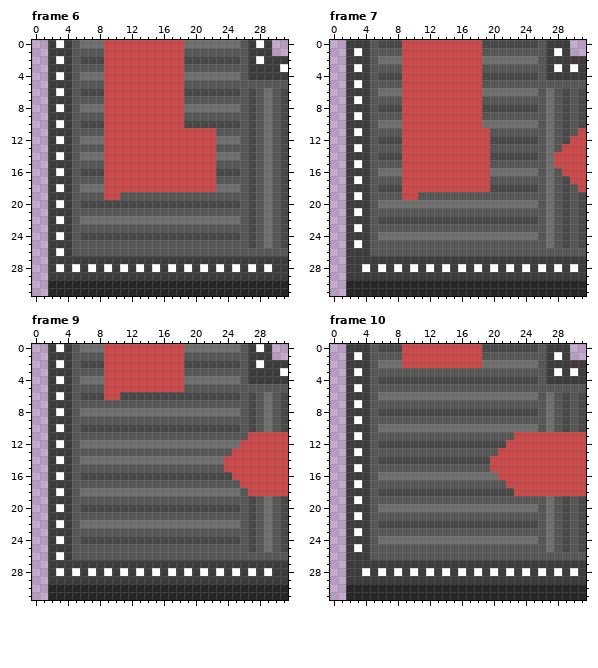
File history of a pixel-art file, Assets/Sprites/Conveyors/left up curve conv.aseprite. The first picture shows the starting point.
32x32 pixels, 11 frames. Shown: frame 6, frame 7, frame 9, frame 10. The commit also changed other frames, which this record leaves out.
After:
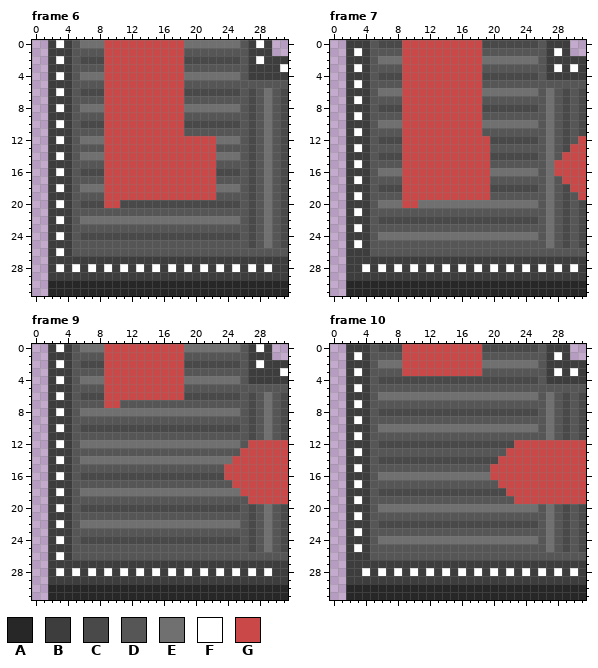
Palette (. is transparent): A #272727  B #3d3d3d  C #494949  D #565656  E #707070  F #ffffff  G #cb4848
The author wrote: Updated Conveyor Curves
What changed:
Frame 6, layer "Layer 7":
y 11: x 19..22 GGGG -> DDDD
y 19: x 11..22 DDDDDDDDDDDD -> GGGGGGGGGGGG
y 20: x 9..10 CC -> GG
Frame 7, layer "Layer 7":
y 11: x 19 G -> D; x 31 G -> C
y 12: x 30 G -> D
y 13: x 29 G -> C
y 14: x 28 G -> D
y 16: x 28 D -> G
y 17: x 29 C -> G
y 18: x 30 D -> G
y 19: x 11..19 DDDDDDDDD -> GGGGGGGGG; x 31 C -> G
y 20: x 9..10 EE -> GG
Frame 9, layer "Layer 7":
y 6: x 11..18 CCCCCCCC -> GGGGGGGG
y 7: x 9..10 DD -> GG
y 11: x 27..31 GGGGG -> CDEDC
y 12: x 26 G -> D
y 13: x 25 G -> D
y 14: x 24 G -> E
y 16: x 24 C -> G
y 17: x 25 D -> G
y 18: x 26 D -> G
y 19: x 27..31 CDEDC -> GGGGG
Frame 10, layer "Layer 7":
y 3: x 9..18 DDDDDDDDDD -> GGGGGGGGGG
y 11: x 23..31 GGGGGGGGG -> DDDDEDCDC
y 12: x 22 G -> C
y 13: x 21 G -> D
y 14: x 20 G -> C
y 16: x 20 E -> G
y 17: x 21 D -> G
y 18: x 22 C -> G
y 19: x 23..31 DDDDEDCDC -> GGGGGGGGG
